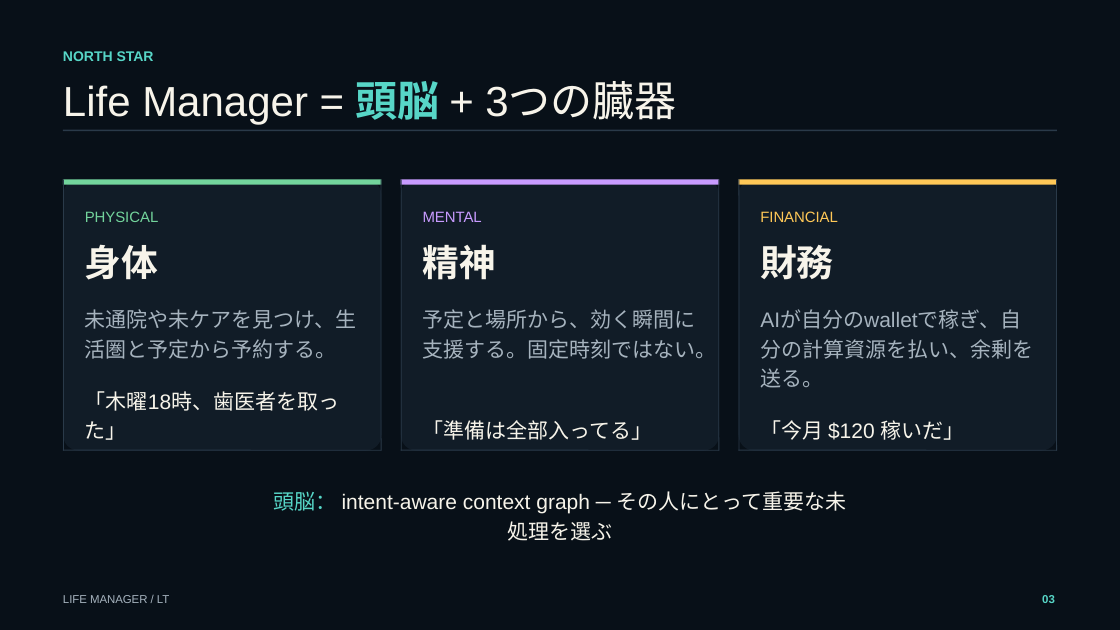
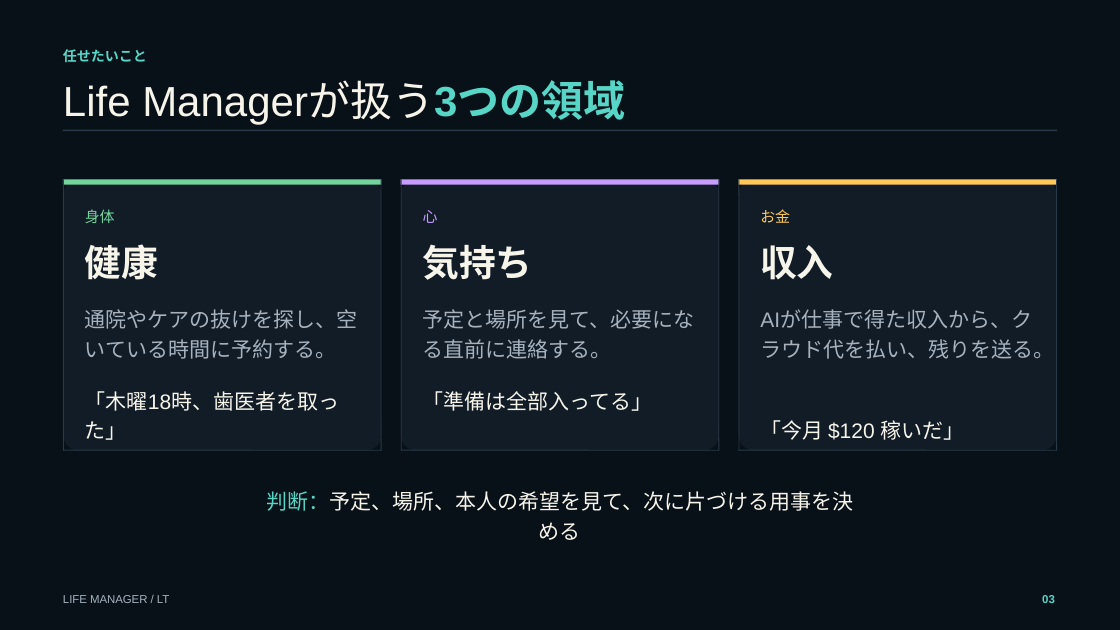
Before and after one commit to Daisuke134/anicca, a slide deck: slide 3 of docs/slides/life-manager-lt-2026-07-28/life-manager-lt-ja-2026-07-28.pptx. Drawn at 1120x630 pixels with LibreOffice and Linux fonts; fonts in the diff are those of the drawing. Boxes give left, top, right and bottom in pixels: in the first picture for what was removed or moved away, otherwise in the second. Text is boxed around its words. In the diff, an @@ line names an element or a change of style, - is before the commit and + after.

Commit message:
docs(slides): rewrite Life Manager deck in plain Japanese

```diff
--- a/docs/slides/life-manager-lt-2026-07-28/life-manager-lt-ja-2026-07-28.pptx
+++ b/docs/slides/life-manager-lt-2026-07-28/life-manager-lt-ja-2026-07-28.pptx
@@ text at bbox=[63, 49, 147, 63]: text changed @@
-NORTH STAR
+任せたいこと
@@ text at bbox=[63, 82, 625, 124]: text changed @@
-Life Manager = 頭脳 + 3つの臓器
+Life Managerが扱う3つの領域
@@ text "身体": place and size @@
-text "身体" at bbox=[85, 244, 158, 280]
+text "身体" at bbox=[85, 209, 115, 223]
@@ text "身体" at bbox=[85, 209, 115, 223]: size 31.5 to 12.8 pt, text colour #F7F4EA to #73D49C, bold off; line spacing 35.9pt to 17.2pt; less space between paragraphs @@
@@ text at bbox=[760, 209, 790, 223]: text changed @@
-FINANCIAL
+お金
@@ text removed at bbox=[85, 211, 159, 222] @@
-PHYSICAL
@@ text at bbox=[423, 210, 438, 223]: text changed @@
-MENTAL
+心
@@ text added at bbox=[85, 244, 158, 280], 31.5 pt, text #F7F4EA, bold @@
+健康
@@ text at bbox=[423, 244, 533, 280]: text changed @@
-精神
+気持ち
@@ text at bbox=[760, 245, 833, 280]: text changed @@
-財務
+収入
@@ text at bbox=[85, 309, 358, 359]: text changed @@
-未通院や未ケアを見つけ、生活圏と予定から予約する。
+通院やケアの抜けを探し、空いている時間に予約する。
@@ text at bbox=[423, 309, 695, 359]: text changed @@
-予定と場所から、効く瞬間に支援する。固定時刻ではない。
+予定と場所を見て、必要になる直前に連絡する。
@@ text at bbox=[760, 311, 1054, 359]: text changed @@
-AIが自分のwalletで稼ぎ、自分の計算資源を払い、余剰を送る。
+AIが仕事で得た収入から、クラウド代を払い、残りを送る。
@@ text "「準備は全部入ってる」": place and size @@
-text "「準備は全部入ってる」" at bbox=[423, 420, 653, 440]
+text "「準備は全部入ってる」" at bbox=[423, 391, 653, 411]
@@ text at bbox=[266, 491, 853, 540]: text changed @@
-頭脳： intent-aware context graph ─ その人にとって重要な未処理を選ぶ
+判断：予定、場所、本人の希望を見て、次に片づける用事を決める
```
Also in this commit, not shown: 11 other slides changed, 2 slides added, 2 slides removed, 18 other files.
